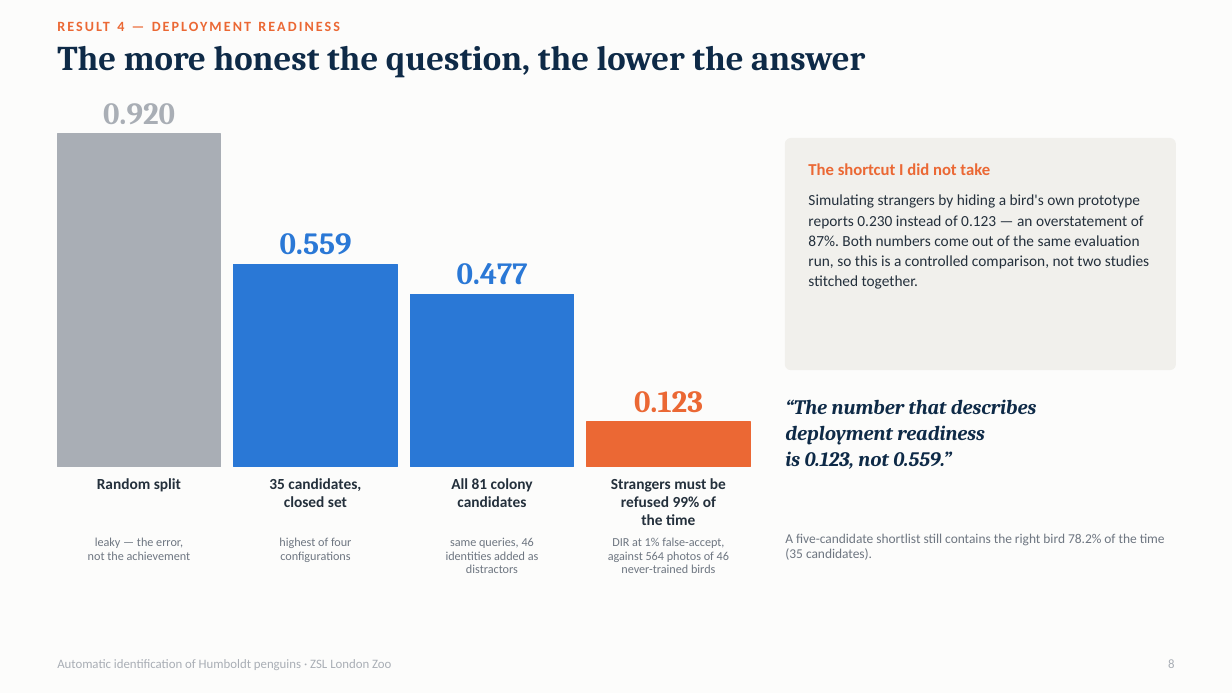
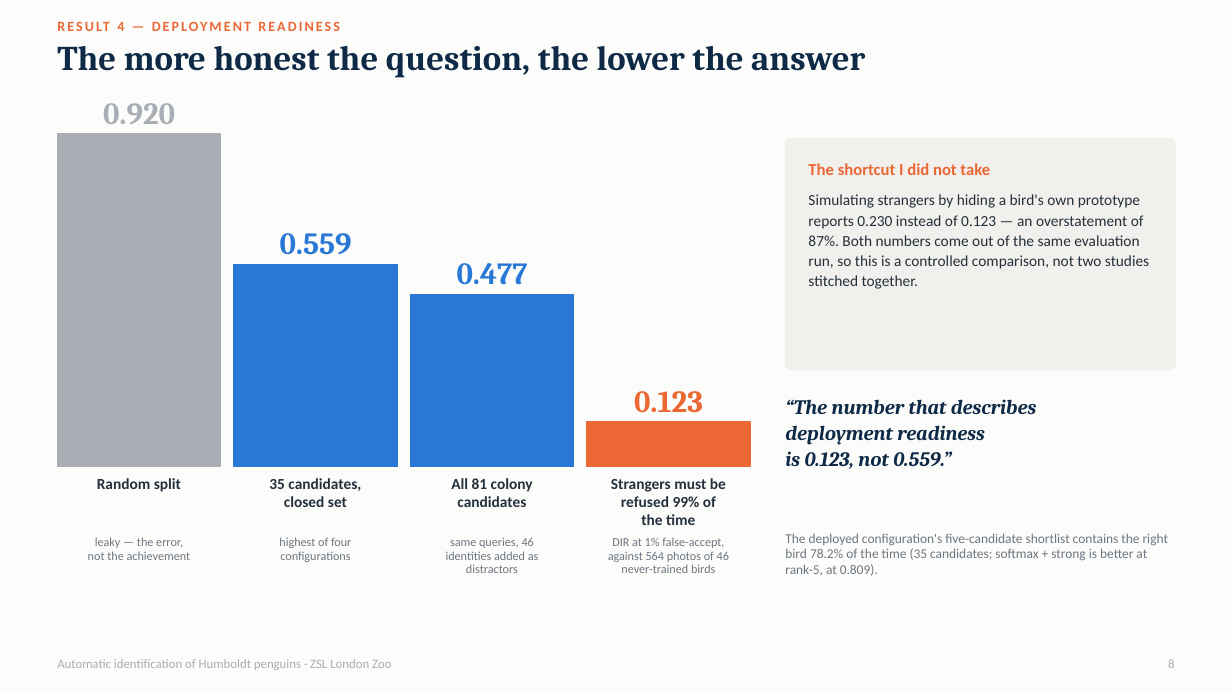
Before and after one commit to aoaoguo2003/pgs, a slide deck: slide 8 of presentation/final_presentation.pptx. Drawn at 1232x693 pixels with LibreOffice and Linux fonts; fonts in the diff are those of the drawing. Boxes give left, top, right and bottom in pixels: in the first picture for what was removed or moved away, otherwise in the second. Text is boxed around its words. In the diff, an @@ line names an element or a change of style, - is before the commit and + after.

```diff
--- a/presentation/final_presentation.pptx
+++ b/presentation/final_presentation.pptx
@@ text at (x1=785, y1=533, x2=1168, y2=576): text changed @@
-A five-candidate shortlist still contains the right bird 78.2% of the time (35 candidates).
+The deployed configuration's five-candidate shortlist contains the right bird 78.2% of the time (35 candidates; softmax + strong is better at rank-5, at 0.809).
```
Also in this commit, not shown: 2 other slides changed, 3 other files.
